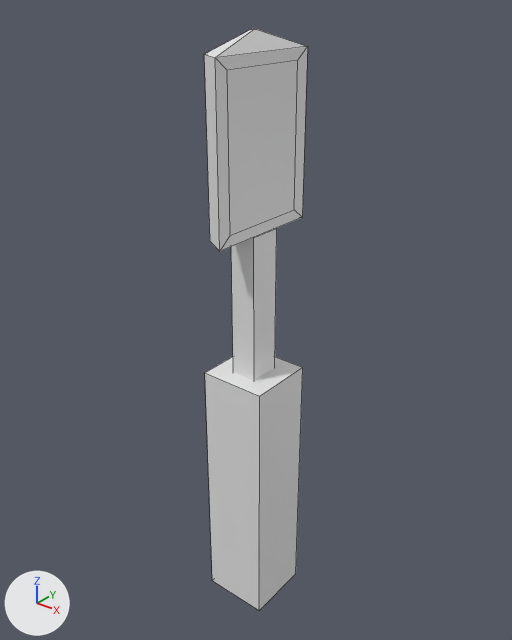
Two versions of the Blender file Assets/unprogrammed_models/trowel.blend, one commit apart.
Before and after are seen from a 50 mm camera at (2.78, -3.45, 3.55) aimed at (-0.05, 0.09, 1.35). Every picture has the same lights, and +X, +Y and +Z are marked at lower left. The picture after the commit comes second. Mesh edges are drawn as thin lines.

Before the edit, the objects in view are built like this:
```python
me_cube_001 = bpy.data.meshes.new('Cube.001')
me_cube_001.from_pydata(...)  # a box spanning x -1.0..1.0, y -1.0..1.0, z -1.0..1.0
me_cube_002 = bpy.data.meshes.new('Cube.002')
me_cube_002.from_pydata(...)  # a box spanning x -1.0..1.0, y -1.0..1.0, z -1.0..1.0
me_cube_003 = bpy.data.meshes.new('Cube.003')
me_cube_003.from_pydata(...)  # 16 vertices, 14 faces; spans x -0.91..0.91, y -1.12..1.11, z -1.0..1.21
ob_cube = bpy.data.objects.new('Cube', me_cube_001)
ob_cube.location = (0.0, 0.0, 0.0)
ob_cube.scale = (0.249, 0.249, 1.0)
ob_cube_001 = bpy.data.objects.new('Cube.001', me_cube_002)
ob_cube_001.location = (0.0, 0.0, 1.5)
ob_cube_001.scale = (0.096, 0.12, 0.551)
ob_cube_002 = bpy.data.objects.new('Cube.002', me_cube_003)
ob_cube_002.location = (0.0, 0.0, 2.6)
ob_cube_002.scale = (0.096, 0.384, 0.551)
```
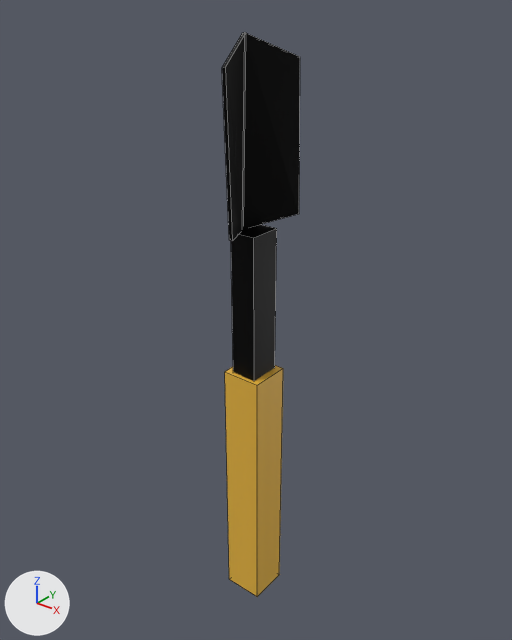
Pixel boxes (x1, y1, x2, y2) of what changed, in the pictures (512 x 640 px):
'Cube', reshaped, rescaled (20% narrower, 123% taller): before (205, 357, 303, 610); after (222, 32, 300, 597)
'Cube.002', deleted: before (204, 29, 308, 251)
'Cube.001', deleted: before (231, 228, 277, 381)
part 1 of me_cube_001, added (black): after (231, 225, 277, 381)
part 2 of me_cube_001, added (black): after (222, 32, 300, 241)
part 3 of me_cube_001, recoloured (darker): before (205, 357, 303, 610); after (225, 365, 283, 597)

The change, as a list of edits to the scene's bpy script:
```text
Add mat_material_002:
    mat_material_002 = principled_material('Material.002')
    mat_material_002.base_color = (0.8, 0.461, 0.0471)  # yellow #e7b53d
Add mat_material_001:
    mat_material_001 = principled_material('Material.001')
    mat_material_001.base_color = (0.0, 0.0, 0.0)  # black #000000
    mat_material_001.metallic = 0.7
Change me_cube_001:
    used by ob_cube; location = (0.0, 0.0, 0.0); scale = (0.249, 0.249, 1.0)
    remove me_cube_001.from_pydata(...)  # 8 vertices, 6 faces; spans x -1.0..1.0, y -1.0..1.0, z -1.0..1.0
    add me_cube_001.from_pydata(...)  # 32 vertices, 24 faces; spans x -1.0..1.0, y -2.38..2.38, z -1.0..3.25
    me_cube_001 part 1: a new loose piece, a box spanning x -0.64..0.64, y -0.8..0.8, z 0.95..2.05, in mat_material_001 (black #000000)
    me_cube_001 part 2
    16 vertices are added at x -0.76..0.76, y -2.38..2.38, z 2.04..3.25
    12 new faces join them, mat_material_001 (black #000000)
    me_cube_001 part 3: 6 faces spanning x -1.0..1.0, y -1.0..1.0, z -1.0..1.0 switch from no material to mat_material_002 (yellow #e7b53d)
    add me_cube_001.materials.append(mat_material_001)  # black #000000
Change ob_cube:
    ob_cube.scale: (0.249, 0.249, 1.0) -> (0.15, 0.15, 1.0)
Remove ob_cube_001:
    ob_cube_001 = bpy.data.objects.new('Cube.001', me_cube_002)
    ob_cube_001.location = (0.0, 0.0, 1.5)
    ob_cube_001.scale = (0.096, 0.12, 0.551)
Remove ob_cube_002:
    ob_cube_002 = bpy.data.objects.new('Cube.002', me_cube_003)
    ob_cube_002.location = (0.0, 0.0, 2.6)
    ob_cube_002.scale = (0.096, 0.384, 0.551)
```
